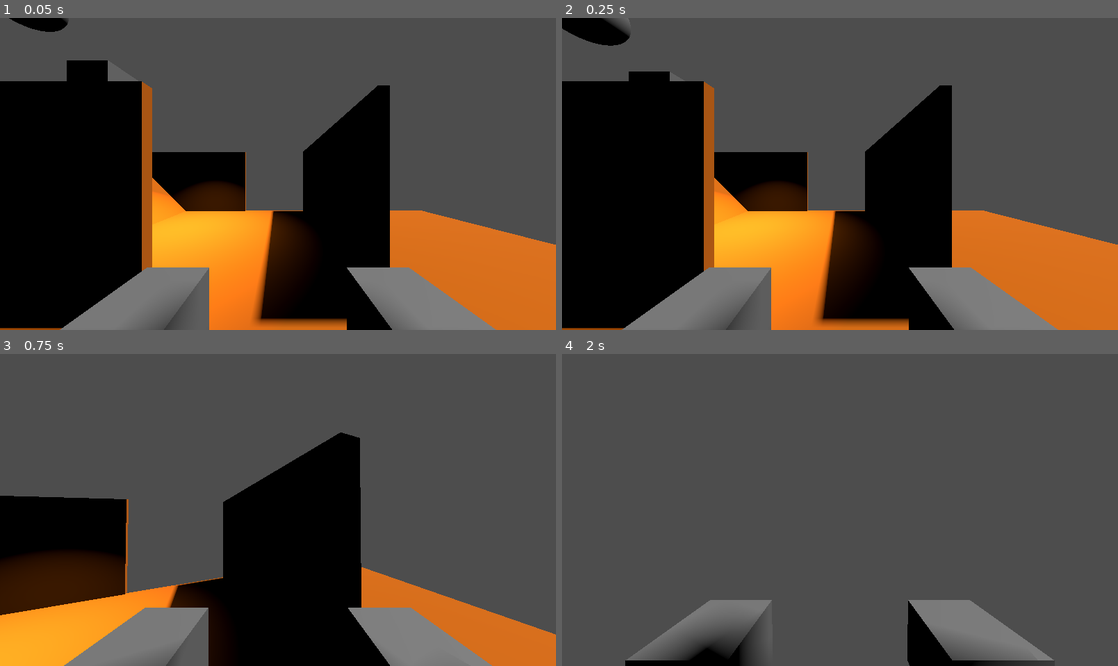
Above: before the commit, frames 1-4 (two rows, left to right).
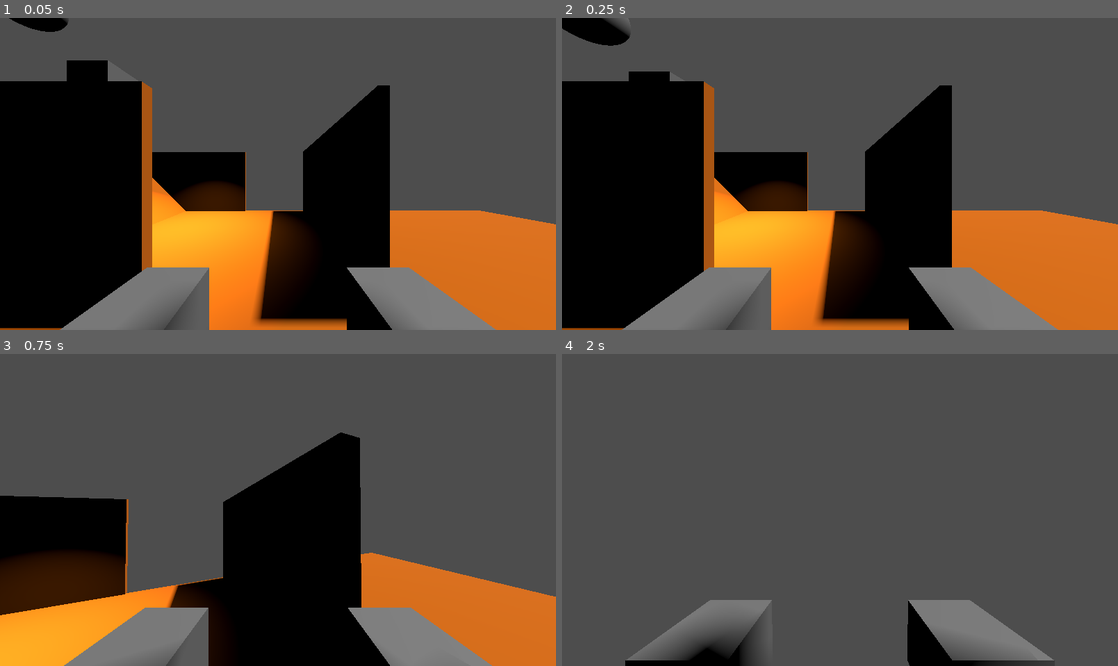
Above: after the commit, the same moments.

Repository: dairefinn/daires-game
Game: Godot game, scene res://Main.tscn
Two runs of this game, one before a commit and one after it. Both use one fixed random seed, a clock stepped at 60 frames per second and the inputs below.
Inputs (mouse positions are in pixels of both pictures, inside the frame that each line leads up to):
- Up to frame 1 (0.05 s): no input
- Up to frame 2 (0.25 s): no input
- Up to frame 3 (0.75 s): tap Enter at 0.5 s; move the mouse to (305, 510) at 0.52 s; hold W (forward) from 0.53 s (still down); tap Space (jump) at 0.6 s
- Up to frame 4 (2 s): keep holding W (forward); tap Space (jump) at 0.77, 1.07, 1.52, 1.55, 1.82 s; move the mouse to (812, 510) at 1.27 s; tap Shift (dash) at 1.35 s

The runs differ from the first frame. In frame 1, 1.0% of the frame differs, in the area x 76-100%, y 61-73%; in frame 2, 1.0%; in frame 3, 3.0%, in the area x 64-100%, y 63-90%; in frame 4, nothing differs.

Commit message:
Added a jump pad

Diff:
--- a/Geometry/JumpPad.tscn
+++ b/Geometry/JumpPad.tscn
@@ -1,7 +1,21 @@
-[gd_scene load_steps=2 format=3 uid="uid://bmaf0qelko0mk"]
+[gd_scene load_steps=4 format=3 uid="uid://bmaf0qelko0mk"]
+
+[ext_resource type="Script" path="res://Scripts/JumpPad.gd" id="1_xrfeh"]
 
 [sub_resource type="TorusMesh" id="TorusMesh_q3b67"]
 inner_radius = 0.8
 
-[node name="JumpPad" type="MeshInstance3D"]
+[sub_resource type="CylinderShape3D" id="CylinderShape3D_523ko"]
+height = 0.2
+radius = 0.966029
+
+[node name="JumpPad" type="Area3D"]
+script = ExtResource("1_xrfeh")
+
+[node name="MeshInstance3D" type="MeshInstance3D" parent="."]
 mesh = SubResource("TorusMesh_q3b67")
+
+[node name="CollisionShape3D" type="CollisionShape3D" parent="."]
+shape = SubResource("CylinderShape3D_523ko")
+
+[connection signal="body_entered" from="." to="." method="_on_body_entered"]
--- a/Main.tscn
+++ b/Main.tscn
@@ -1,10 +1,12 @@
-[gd_scene load_steps=6 format=3 uid="uid://s54fq5gauo35"]
+[gd_scene load_steps=8 format=3 uid="uid://s54fq5gauo35"]
 
 [ext_resource type="PackedScene" uid="uid://dtrpjipvsgd8d" path="res://Levels/LevelTesting.tscn" id="1_ql1qt"]
 [ext_resource type="Script" path="res://Main.gd" id="1_tar14"]
 [ext_resource type="Script" path="res://Scripts/FreeLook.gd" id="2_ghqb2"]
 [ext_resource type="PackedScene" uid="uid://yru61rreocyh" path="res://Entities/Player.tscn" id="3_mxa7v"]
 [ext_resource type="PackedScene" uid="uid://qlaer2kp4qc3" path="res://Interface/PauseMenu.tscn" id="5_bnjvl"]
+[ext_resource type="PackedScene" uid="uid://bmaf0qelko0mk" path="res://Geometry/JumpPad.tscn" id="6_o0apc"]
+[ext_resource type="PackedScene" uid="uid://mb33h7hpw53g" path="res://Geometry/TileFloor.tscn" id="7_7a1wp"]
 
 [node name="Main" type="Node3D"]
 script = ExtResource("1_tar14")
@@ -20,3 +22,36 @@
 transform = Transform3D(0.5, 0, 0, 0, 0.5, 0, 0, 0, 0.5, 2.1037, 0, 0.315849)
 
 [node name="PauseMenu" parent="." instance=ExtResource("5_bnjvl")]
+
+[node name="JumpPad" parent="." instance=ExtResource("6_o0apc")]
+transform = Transform3D(1, 0, 0, 0, 1, 0, 0, 0, 1, 6, 0, 2)
+
+[node name="TileFloor" parent="." instance=ExtResource("7_7a1wp")]
+transform = Transform3D(1, 0, 0, 0, 1, 0, 0, 0, 1, 8, 0, -4)
+
+[node name="TileFloor2" parent="." instance=ExtResource("7_7a1wp")]
+transform = Transform3D(1, 0, 0, 0, 1, 0, 0, 0, 1, 8, 0, -2)
+
+[node name="TileFloor3" parent="." instance=ExtResource("7_7a1wp")]
+transform = Transform3D(1, 0, 0, 0, 1, 0, 0, 0, 1, 8, 0, 0)
+
+[node name="TileFloor4" parent="." instance=ExtResource("7_7a1wp")]
+transform = Transform3D(1, 0, 0, 0, 1, 0, 0, 0, 1, 8, 0, 2)
+
+[node name="TileFloor5" parent="." instance=ExtResource("7_7a1wp")]
+transform = Transform3D(1, 0, 0, 0, 1, 0, 0, 0, 1, 8, 0, 4)
+
+[node name="TileFloor6" parent="." instance=ExtResource("7_7a1wp")]
+transform = Transform3D(1, 0, 0, 0, 1, 0, 0, 0, 1, 6, 0, 4)
+
+[node name="TileFloor7" parent="." instance=ExtResource("7_7a1wp")]
+transform = Transform3D(1, 0, 0, 0, 1, 0, 0, 0, 1, 4, 0, 4)
+
+[node name="TileFloor8" parent="." instance=ExtResource("7_7a1wp")]
+transform = Transform3D(1, 0, 0, 0, 1, 0, 0, 0, 1, 2, 0, 4)
+
+[node name="TileFloor9" parent="." instance=ExtResource("7_7a1wp")]
+transform = Transform3D(1, 0, 0, 0, 1, 0, 0, 0, 1, 0, 0, 4)
+
+[node name="TileFloor10" parent="." instance=ExtResource("7_7a1wp")]
+transform = Transform3D(1, 0, 0, 0, 1, 0, 0, 0, 1, -2, 0, 4)
--- /dev/null
+++ b/Scripts/JumpPad.gd
@@ -0,0 +1,19 @@
+extends Area3D
+
+
+# Called when the node enters the scene tree for the first time.
+func _ready():
+	pass # Replace with function body.
+
+
+# Called every frame. 'delta' is the elapsed time since the previous frame.
+func _process(delta):
+	pass
+
+
+func _on_body_entered(body: Node3D):
+	if (body.name != "Player"):
+		return;
+
+	if body is PlayerController:
+		body.onTouchJumpPad(body.JUMP_SPEED, 4);
--- a/Scripts/PlayerController.gd
+++ b/Scripts/PlayerController.gd
@@ -256,3 +256,10 @@
 	var move_z = Input.get_action_strength("back") - Input.get_action_strength("forward");
 	var move_x = Input.get_action_strength("right") - Input.get_action_strength("left");
 	return Vector3(move_x, 0, move_z);
+
+
+func onTouchJumpPad(jumpSpeed: float, multiplier: float) -> void:
+	if !is_on_floor():
+		return;
+
+	velocity.y += (jumpSpeed * multiplier);
